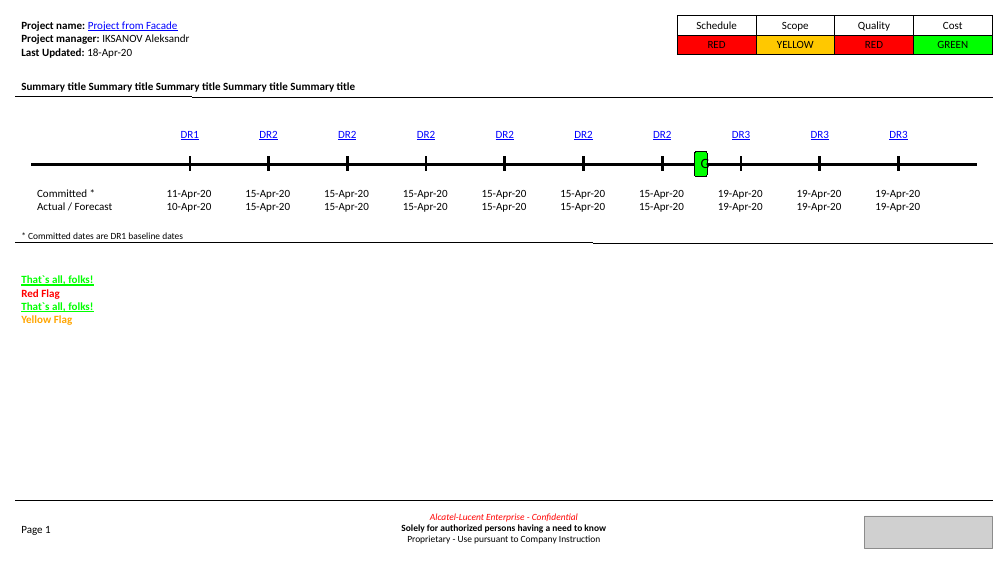
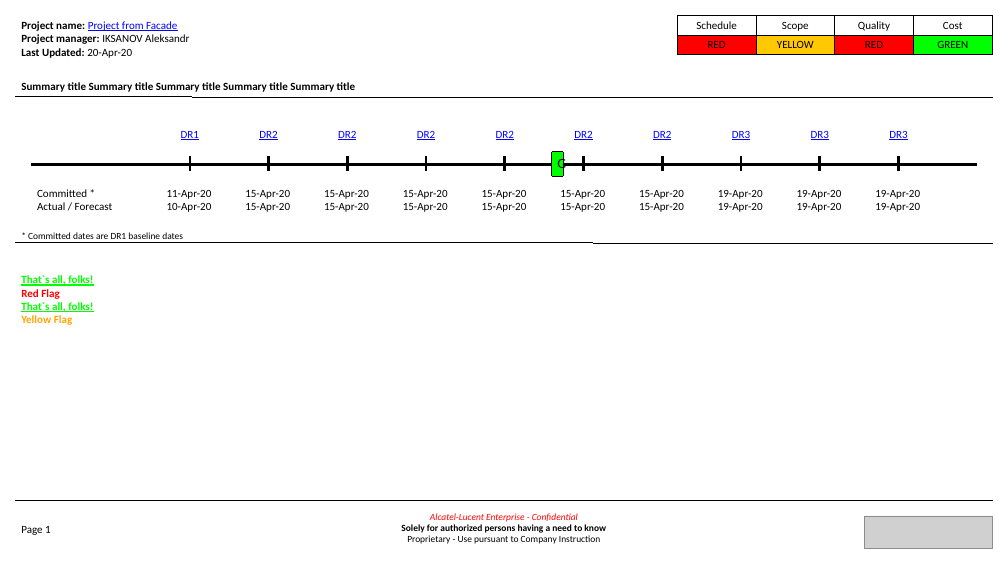
Before and after one commit to TheDiamondDoge/management_board_file_processors, a slide deck: slide 1 of html-to-ppt/createMultipageCustomizablePpt.pptx. Drawn at 1008x567 pixels with LibreOffice and Linux fonts; fonts in the diff are those of the drawing; grey boxes stand for pictures; background and template pictures are left out. Boxes give left, top, right and bottom in pixels: in the first picture for what was removed or moved away, otherwise in the second. Text is boxed around its words. In the diff, an @@ line names an element or a change of style, - is before the commit and + after.

```diff
--- a/html-to-ppt/createMultipageCustomizablePpt.pptx
+++ b/html-to-ppt/createMultipageCustomizablePpt.pptx
@@ text at bbox=[21, 21, 189, 58]: text changed @@
-Project name: Project from Facade
-Project manager: IKSANOV Aleksandr
-Last Updated: 18-Apr-20
+Project name: Project from Facade
+Project manager: IKSANOV Aleksandr
+Last Updated: 20-Apr-20
@@ rounded rectangle "G": place and size @@
-rounded rectangle "G" at bbox=[694, 151, 707, 176]
+rounded rectangle "G" at bbox=[551, 151, 564, 176]
```
Also in this commit, not shown: 6 other slides changed, 5 other files.
